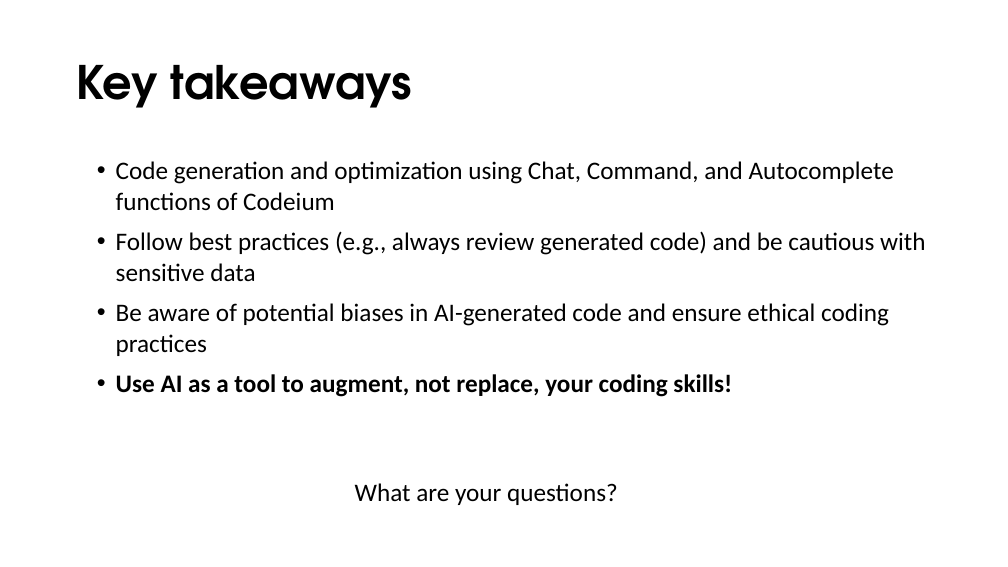
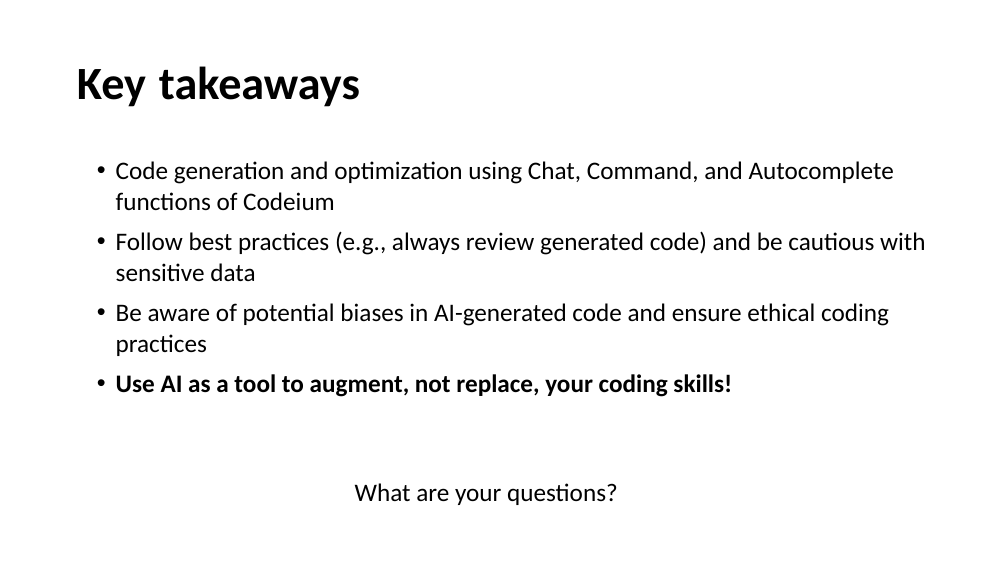
Before and after one commit to olgaminaeva/gen-ai-coding, a slide deck: slide 12 of instructors/episode3.pptx. Drawn at 1008x567 pixels with LibreOffice and Linux fonts; fonts in the diff are those of the drawing; background and template pictures are left out. Boxes give left, top, right and bottom in pixels: in the first picture for what was removed or moved away, otherwise in the second. Text is boxed around its words. In the diff, an @@ line names an element or a change of style, - is before the commit and + after.

```diff
--- a/instructors/episode3.pptx
+++ b/instructors/episode3.pptx
@@ title "Key takeaways" at (77,66,360,107): font TeX Gyre Adventor to Calibri @@
```
Also in this commit, not shown: 6 other slides changed, 1 slide added, 2 slides removed, 1 other file.
